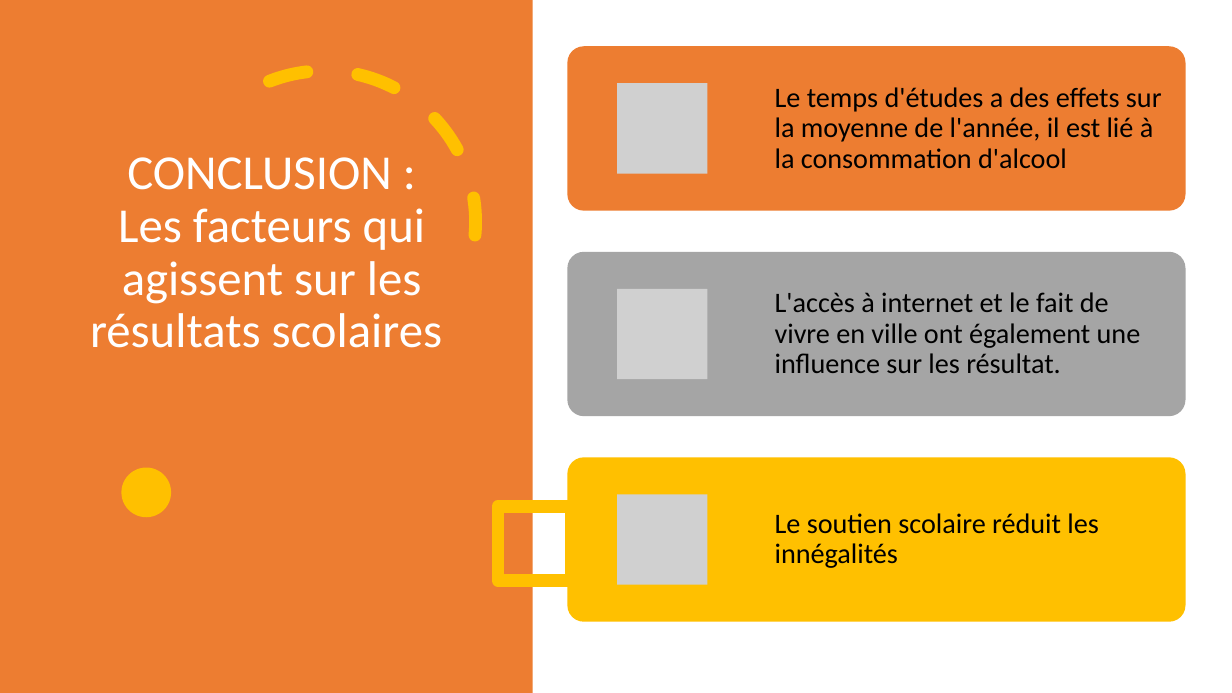
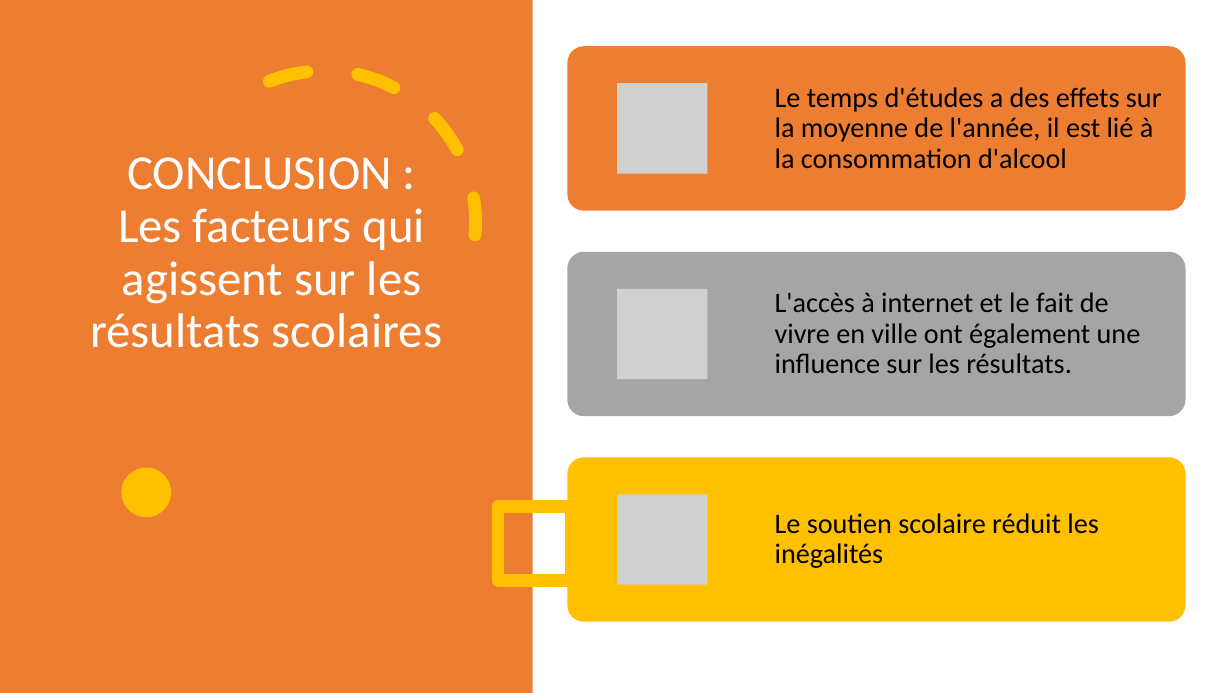
Before and after one commit to QvHub/student_alcohol_consumption, a slide deck: slide 32 of maya_khaled_quentin_alcool_et_jeunes.pptx. Drawn at 1232x693 pixels with LibreOffice and Linux fonts; fonts in the diff are those of the drawing; grey boxes stand for pictures. Boxes give left, top, right and bottom in pixels: in the first picture for what was removed or moved away, otherwise in the second. Text is boxed around its words. In the diff, an @@ line names an element or a change of style, - is before the commit and + after.

```diff
--- a/maya_khaled_quentin_alcool_et_jeunes.pptx
+++ b/maya_khaled_quentin_alcool_et_jeunes.pptx
@@ text at (775, 292, 1141, 373): text changed @@
-L'accès à internet et le fait de vivre en ville ont également une influence sur les résultat.
+L'accès à internet et le fait de vivre en ville ont également une influence sur les résultats.
@@ text at (775, 513, 1099, 568): text changed @@
-Le soutien scolaire réduit les innégalités
+Le soutien scolaire réduit les inégalités
```
Also in this commit, not shown: 16 other slides changed.
